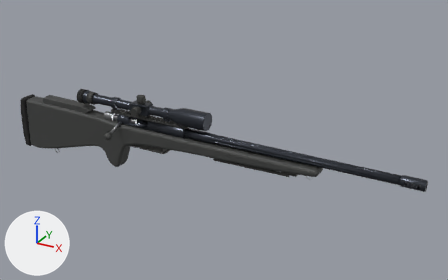
Renders of the glTF model apps/client/public/life/guns/sniper.glb from each side of a commit.
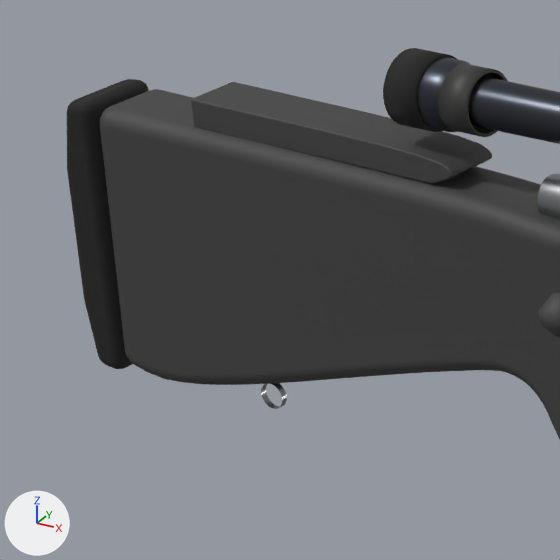
There are two pictures of each version: one whole from a 50 mm camera at (1.085, -1.354, 0.747) aimed at (0.319, 0.038, 0.051), one close up on the part from 2% to 24% of the width and 29% to 64% of the height. The axes (+X, +Y, +Z) are drawn at lower left. The lights are the same throughout. The last two pictures show the newer version. Where no turn or scale is listed for an object, it has been applied to the vertices.

The older version as bpy lines, for what is in view:
```python
me_sniper_body_parker = bpy.data.meshes.new('sniper-body-parker')
me_sniper_body_parker.from_pydata(...)  # 3388 vertices, 6648 faces; spans x -0.12..0.56, y -0.038..0.038, z -0.016..0.15
me_sniper_body_parker.materials.append(mat_gun_parker)  # dark grey #454644
me_sniper_body_polymer = bpy.data.meshes.new('sniper-body-polymer')
me_sniper_body_polymer.from_pydata(...)  # 1608 vertices, 3208 faces; spans x -0.375..0.62, y -0.025..0.025, z -0.095..0.085
me_sniper_body_polymer.materials.append(mat_gun_polymer)  # dark grey #3f403f
me_sniper_body_rubber = bpy.data.meshes.new('sniper-body-rubber')
me_sniper_body_rubber.from_pydata(...)  # 272 vertices, 460 faces; spans x -0.399..-0.132, y -0.026..0.026, z -0.095..0.133
me_sniper_body_rubber.materials.append(mat_gun_rubber)  # black #1d1d1d
ob_body_parker = bpy.data.objects.new('body-parker', me_sniper_body_parker)
ob_body_parker.location = (0.0, 0.0, 0.0)
ob_body_polymer = bpy.data.objects.new('body-polymer', me_sniper_body_polymer)
ob_body_polymer.location = (0.0, 0.0, 0.0)
ob_body_rubber = bpy.data.objects.new('body-rubber', me_sniper_body_rubber)
ob_body_rubber.location = (0.0, 0.0, 0.0)
# also in view: 'body-blued' at (0.365, 0.0, 0.093); 'bolt-steel' at (-0.008, -0.023, 0.058)
```
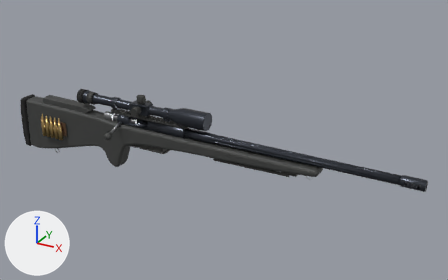
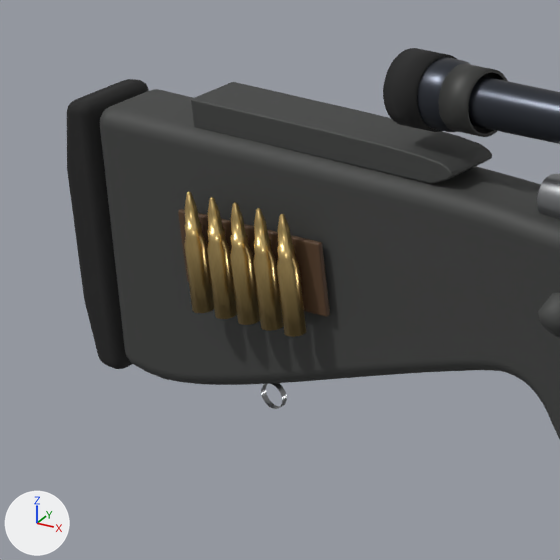
Changed parts and their boxes (x1, y1, x2, y2) in the close-ups (560 x 560 px):
'body-leather', added (brown)
    after: (178, 209, 330, 316)
'round4', added (beige)
    after: (277, 214, 306, 337)
'round2', added (beige)
    after: (230, 202, 260, 325)
'round3', added (beige)
    after: (253, 208, 283, 331)
'round1', added (beige)
    after: (207, 197, 237, 319)
'round0', added (beige)
    after: (184, 191, 214, 313)

Patch to the scene script:
```diff
--- a/apps/client/public/life/guns/sniper.glb.py
+++ b/apps/client/public/life/guns/sniper.glb.py
@@ mat_gun_brass @@
+mat_gun_brass = principled_material('gun-brass')
+mat_gun_brass.base_color = (0.7, 0.5, 0.2)  # beige #dabc7c
+mat_gun_brass.metallic = 1.0
+mat_gun_brass.roughness = 0.3
@@ mat_gun_leather @@
+mat_gun_leather = principled_material('gun-leather')
+mat_gun_leather.base_color = (0.09, 0.045, 0.02)  # brown #553c27
+mat_gun_leather.roughness = 0.6
@@ me_sniper_body_round4 @@
+me_sniper_body_round4.from_pydata(...)  # 100 vertices, 196 faces; spans x -0.2271..-0.215, y -0.0428..-0.0311, z -0.032..0.0389
+me_sniper_body_round4.materials.append(mat_gun_brass)  # beige #dabc7c
@@ me_sniper_body_round3 @@
+me_sniper_body_round3.from_pydata(...)  # 100 vertices, 196 faces; spans x -0.244..-0.2321, y -0.0428..-0.0311, z -0.032..0.0389
+me_sniper_body_round3.materials.append(mat_gun_brass)  # beige #dabc7c
@@ me_sniper_body_round2 @@
+me_sniper_body_round2.from_pydata(...)  # 100 vertices, 196 faces; spans x -0.261..-0.249, y -0.043..-0.0312, z -0.032..0.0391
+me_sniper_body_round2.materials.append(mat_gun_brass)  # beige #dabc7c
@@ me_sniper_body_round1 @@
+me_sniper_body_round1.from_pydata(...)  # 100 vertices, 196 faces; spans x -0.2781..-0.2661, y -0.043..-0.0312, z -0.032..0.0391
+me_sniper_body_round1.materials.append(mat_gun_brass)  # beige #dabc7c
@@ me_sniper_body_round0 @@
+me_sniper_body_round0.from_pydata(...)  # 100 vertices, 196 faces; spans x -0.2949..-0.283, y -0.043..-0.0312, z -0.032..0.0391
+me_sniper_body_round0.materials.append(mat_gun_brass)  # beige #dabc7c
@@ me_sniper_body_leather @@
+me_sniper_body_leather.from_pydata(...)  # 56 vertices, 108 faces; spans x -0.3069..-0.203, y -0.0303..-0.0267, z -0.022..0.022
+me_sniper_body_leather.materials.append(mat_gun_leather)  # brown #553c27
@@ ob_round4 @@
+ob_round4 = bpy.data.objects.new('round4', me_sniper_body_round4)
+ob_round4.location = (0.0, 0.0, 0.0)
@@ ob_round3 @@
+ob_round3 = bpy.data.objects.new('round3', me_sniper_body_round3)
+ob_round3.location = (0.0, 0.0, 0.0)
@@ ob_round2 @@
+ob_round2 = bpy.data.objects.new('round2', me_sniper_body_round2)
+ob_round2.location = (0.0, 0.0, 0.0)
@@ ob_round1 @@
+ob_round1 = bpy.data.objects.new('round1', me_sniper_body_round1)
+ob_round1.location = (0.0, 0.0, 0.0)
@@ ob_round0 @@
+ob_round0 = bpy.data.objects.new('round0', me_sniper_body_round0)
+ob_round0.location = (0.0, 0.0, 0.0)
@@ ob_body_leather @@
+ob_body_leather = bpy.data.objects.new('body-leather', me_sniper_body_leather)
+ob_body_leather.location = (0.0, 0.0, 0.0)
```
